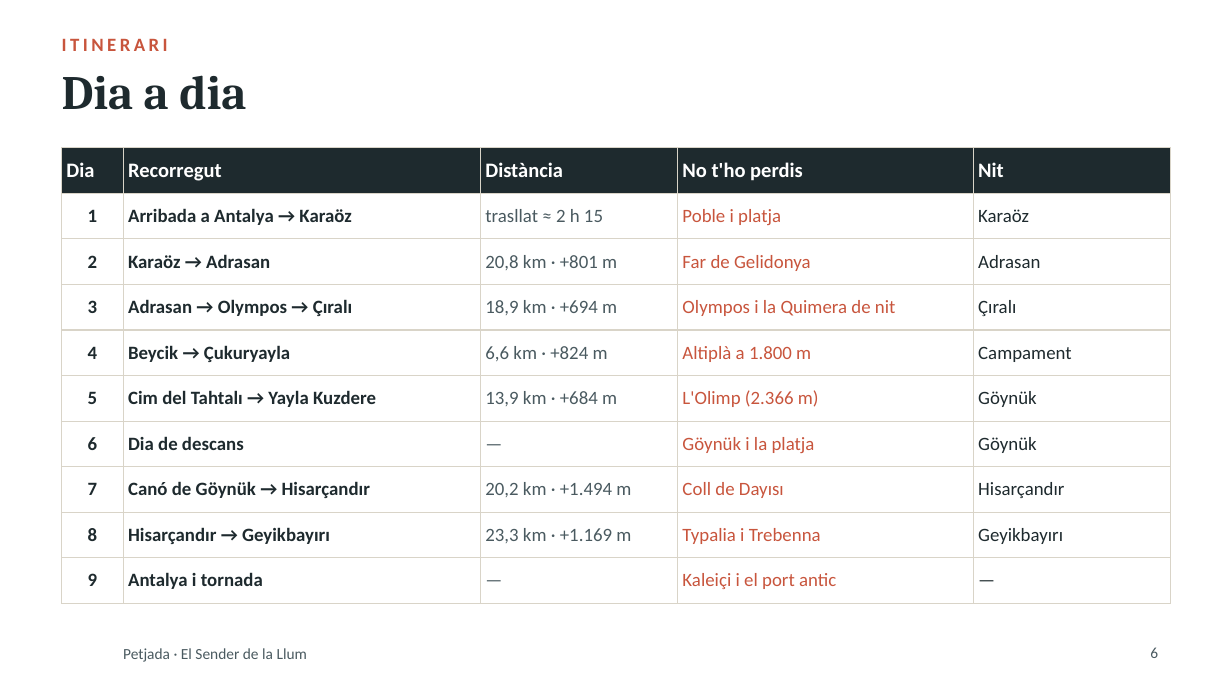
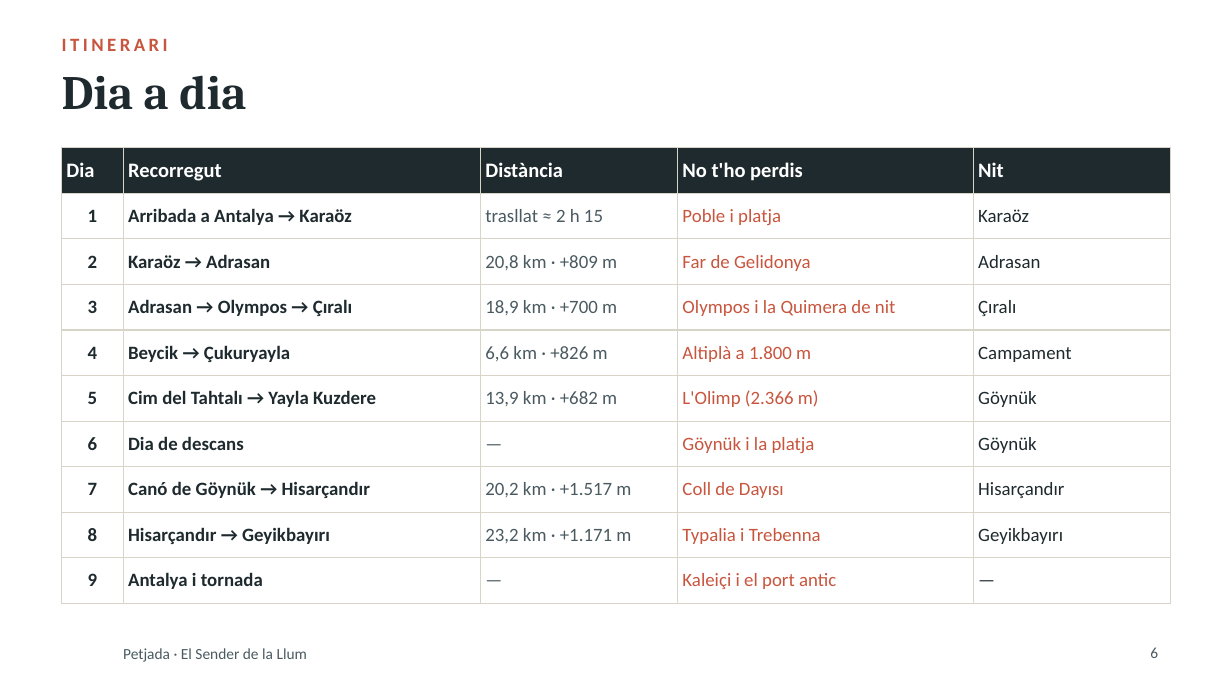
Before and after one commit to stosalca/sender-de-la-llum, a slide deck: slide 6 of Presentacio_2_Petjada.pptx. Drawn at 1232x693 pixels with LibreOffice and Linux fonts; fonts in the diff are those of the drawing; background and template pictures are left out. Boxes give left, top, right and bottom in pixels: in the first picture for what was removed or moved away, otherwise in the second. Text is boxed around its words. In the diff, an @@ line names an element or a change of style, - is before the commit and + after.

```diff
--- a/Presentacio_2_Petjada.pptx
+++ b/Presentacio_2_Petjada.pptx
@@ table at bbox=[62, 148, 1170, 593] @@
-row 3, column 3: 20,8 km · +801 m
+row 3, column 3: 20,8 km · +809 m
-row 4, column 3: 18,9 km · +694 m
+row 4, column 3: 18,9 km · +700 m
-row 5, column 3: 6,6 km · +824 m
+row 5, column 3: 6,6 km · +826 m
-row 6, column 3: 13,9 km · +684 m
+row 6, column 3: 13,9 km · +682 m
-row 8, column 3: 20,2 km · +1.494 m
+row 8, column 3: 20,2 km · +1.517 m
-row 9, column 3: 23,3 km · +1.169 m
+row 9, column 3: 23,2 km · +1.171 m
```
Also in this commit, not shown: 17 other slides changed, 14 slides added, 41 other files.
